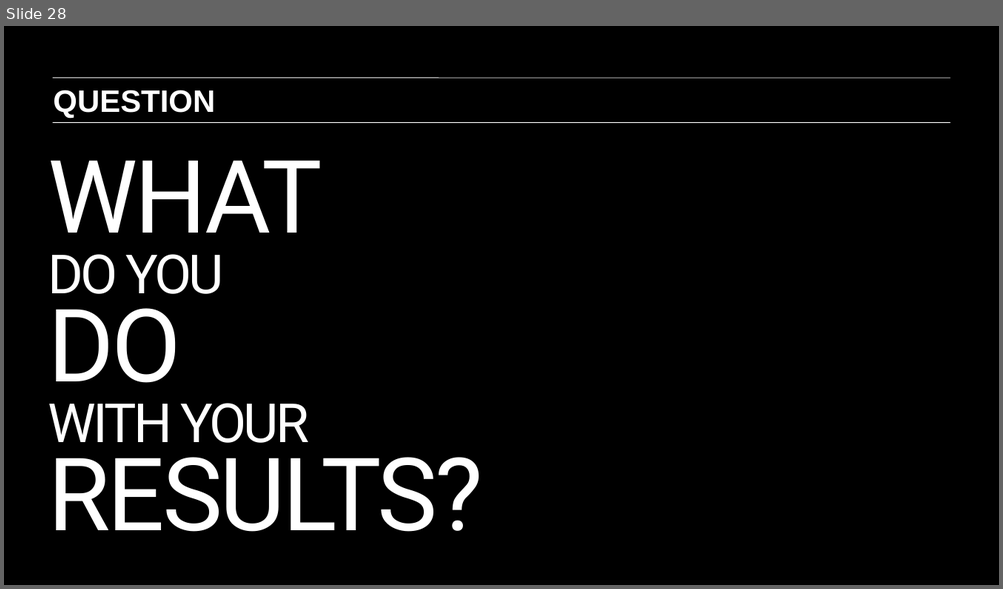
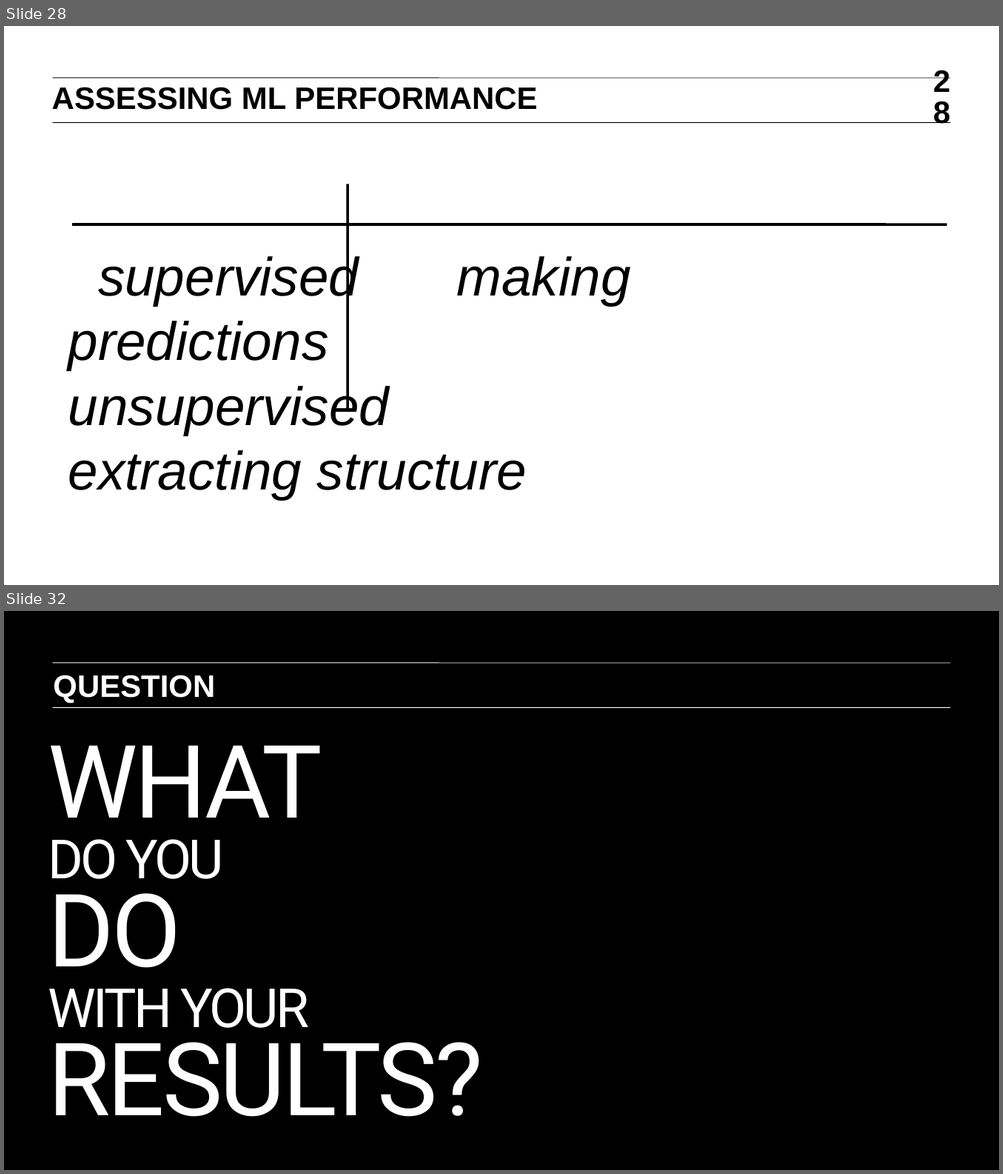
Before and after one commit to ajschumacher/gadsdc, a slide deck: 04-ML_KNN/slides.pptx. Shown one above the other, each under a label of ours: slide 28 before the commit, slides 28 and 32 after it; the slides between them are not shown. The pictures are 1003x589 and 1003x1174 pixels, drawn with LibreOffice and Linux fonts; fonts in the diff are those of the drawing. Boxes give left, top, right and bottom in pixels: in the first picture for what was removed or moved away, otherwise in the second. Text is boxed around its words. In the diff, an @@ line names an element or a change of style, - is before the commit and + after.

```diff
--- a/04-ML_KNN/slides.pptx
+++ b/04-ML_KNN/slides.pptx
@@ slide 28 added at box(4, 26, 999, 585), background #FFFFFF @@
@@ text added at box(52, 87, 537, 110), 23 pt, text #000000, bold @@
+ASSESSING ML PERFORMANCE
@@ line added from (53, 78) to (950, 78), #000000 0.5 pt @@
@@ page number added at box(922, 82, 950, 116), 23 pt, text #000000, bold @@
+28
@@ line added from (53, 122) to (950, 122), #000000 0.5 pt @@
@@ line added from (348, 184) to (348, 411), #000000 2 pt @@
@@ line added from (72, 224) to (946, 224), #000000 2 pt @@
@@ free added at box(64, 238, 788, 366), 40 pt, text #000000, italic @@
+supervised making predictions
+unsupervised extracting structure
@@ what was slide 28 is now slide 32 @@
```
Also in this commit, not shown: 3 slides changed, 4 other slides added, 1 slide removed, 1 other file.
